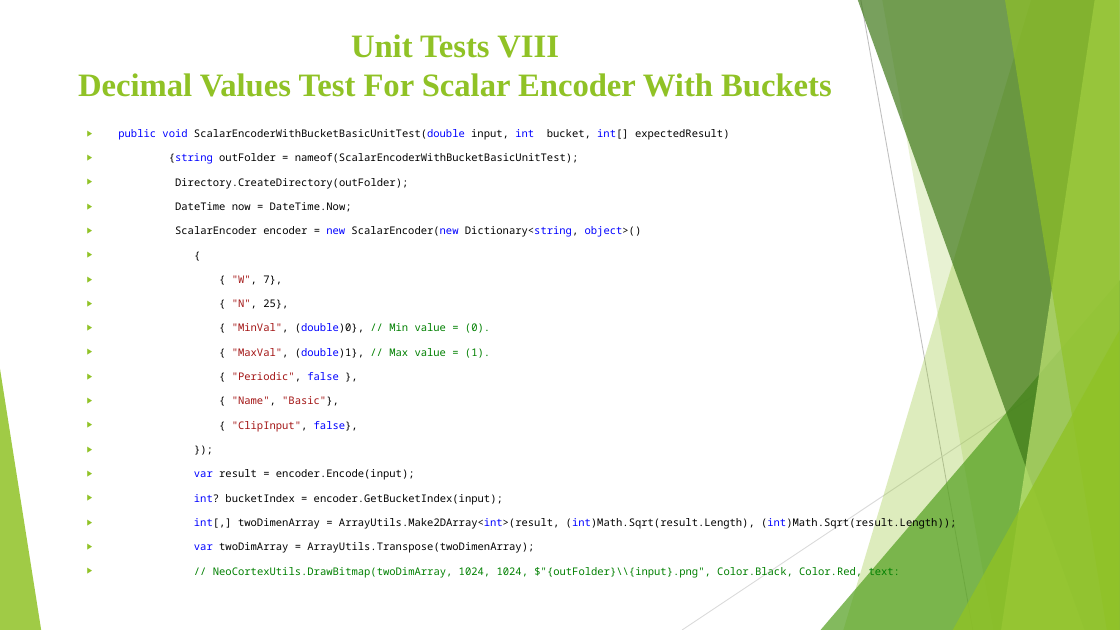
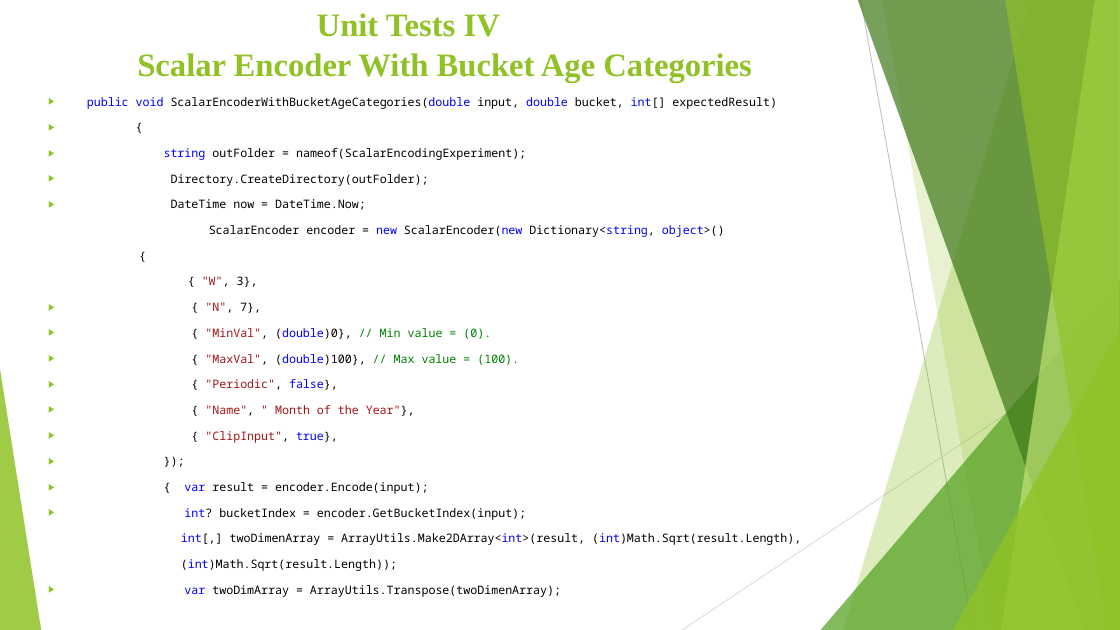
Before and after one commit to AqibJaved123/neocortexapi_Team_ScalarEncoder, a slide deck: slide 17 of source/Team_ScalarEcoder_Documentation/Scalar Encoder with Buckets (1).pptx (slide 36 before the commit). Drawn at 1120x630 pixels with LibreOffice and Linux fonts; fonts in the diff are those of the drawing. Boxes give left, top, right and bottom in pixels: in the first picture for what was removed or moved away, otherwise in the second. Text is boxed around its words. In the diff, an @@ line names an element or a change of style, - is before the commit and + after.

```diff
--- a/source/Team_ScalarEcoder_Documentation/Scalar Encoder with Buckets (1).pptx
+++ b/source/Team_ScalarEcoder_Documentation/Scalar Encoder with Buckets (1).pptx
@@ title at <box>137,13,752,82</box>: text changed @@
-Unit Tests VIII
-Decimal Values Test For Scalar Encoder With Buckets
+Unit Tests IV
+Scalar Encoder With Bucket Age Categories
@@ text "public void ScalarEncoderWithBucketAgeCategories(double inpu ...": place and size @@
-text "public void ScalarEncoderWithBucketAgeCategories(double inpu ..." at <box>118,129,956,578</box>
+text "public void ScalarEncoderWithBucketAgeCategories(double inpu ..." at <box>87,97,801,597</box>
@@ text at <box>87,97,777,160</box>: text changed; size 9 to 10 pt @@
-▶ public void ScalarEncoderWithBucketBasicUnitTest(double input, int bucket, int[] expectedResult)
-▶ {string outFolder = nameof(ScalarEncoderWithBucketBasicUnitTest);
+▶ public void ScalarEncoderWithBucketAgeCategories(double input, double bucket, int[] expectedResult)
+▶ {
+▶ string outFolder = nameof(ScalarEncodingExperiment);
@@ text at <box>171,174,725,597</box>: size 9 to 10 pt in "Directory.CreateDirectory(outFolder);", "DateTime now = DateTime.Now;", "ScalarEncoder encoder = new ScalarEncoder(new Dictionary<str ...", "{" and 4 more places; bullet ▶ to none @@
@@ text at <box>202,276,261,313</box>: text changed; size 9 to 10 pt @@
-▶ { "W", 7},
-▶ { "N", 25},
+{ "W", 3},
+▶ { "N", 7},
@@ text at <box>205,354,519,443</box>: text changed; size 9 to 10 pt @@
-▶ { "MaxVal", (double)1}, // Max value = (1).
-▶ { "Periodic", false },
-▶ { "Name", "Basic"},
-▶ { "ClipInput", false},
+▶ { "MaxVal", (double)100}, // Max value = (100).
+▶ { "Periodic", false},
+▶ { "Name", " Month of the Year"},
+▶ { "ClipInput", true},
@@ text at <box>184,482,428,494</box>: text changed; size 9 to 10 pt @@
-▶ var result = encoder.Encode(input);
+▶ { var result = encoder.Encode(input);
@@ text at <box>181,533,801,571</box>: text changed; size 9 to 10 pt @@
-▶ int[,] twoDimenArray = ArrayUtils.Make2DArray<int>(result, (int)Math.Sqrt(result.Length), (int)Math.Sqrt(result.Length));
+int[,] twoDimenArray = ArrayUtils.Make2DArray<int>(result, (int)Math.Sqrt(result.Length),
+(int)Math.Sqrt(result.Length));
@@ text at <box>213,565,901,578</box>: paragraph removed @@
-▶ // NeoCortexUtils.DrawBitmap(twoDimArray, 1024, 1024, $"{outFolder}\\{input}.png", Color.Black, Color.Red, text:
```
Also in this commit, not shown: 16 other slides changed, 3 slides added, 29 slides removed.
